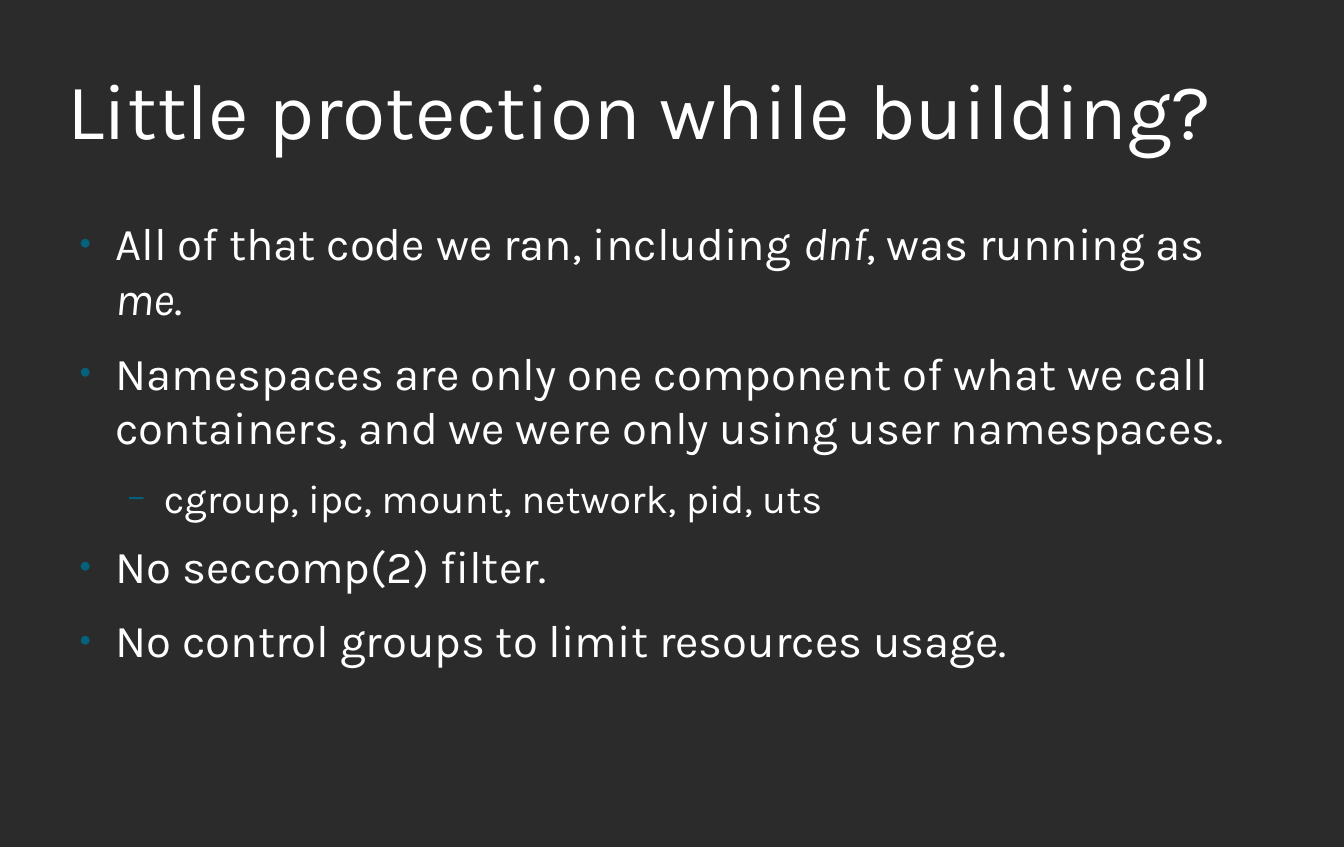
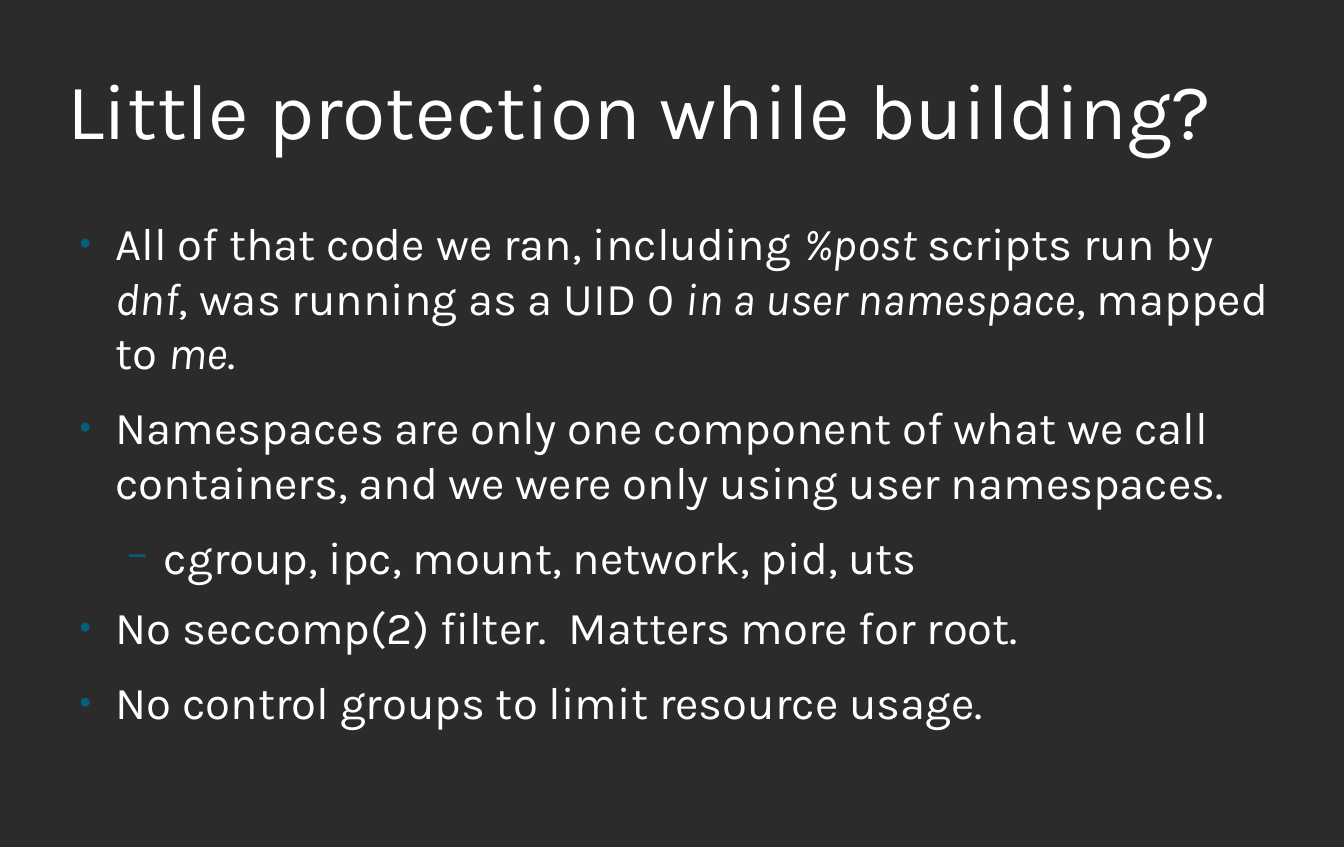
Before and after one commit to nalind/devconf.us-2018, a slide deck: slide 21 of images.odp. Drawn at 1344x847 pixels with LibreOffice and Linux fonts; fonts in the diff are those of the drawing; background and template pictures are left out; a plain dark background stands for a picture behind light text. Boxes give left, top, right and bottom in pixels: in the first picture for what was removed or moved away, otherwise in the second. Text is boxed around its words. In the diff, an @@ line names an element or a change of style, - is before the commit and + after.

```diff
--- a/images.odp
+++ b/images.odp
@@ text at (x1=115, y1=228, x2=1268, y2=370): text changed @@
-● All of that code we ran, including dnf, was running as me.
+● All of that code we ran, including %post scripts run by dnf, was running as a UID 0 in a user namespace, mapped to me.
@@ text at (x1=164, y1=542, x2=917, y2=585): size 28 to 32 pt in "cgroup, ipc, mount, network, pid, uts" @@
@@ text at (x1=115, y1=611, x2=1018, y2=730): text changed @@
-● No seccomp(2) filter.
-● No control groups to limit resources usage.
+● No seccomp(2) filter. Matters more for root.
+● No control groups to limit resource usage.
```
Also in this commit, not shown: 16 other slides changed.
